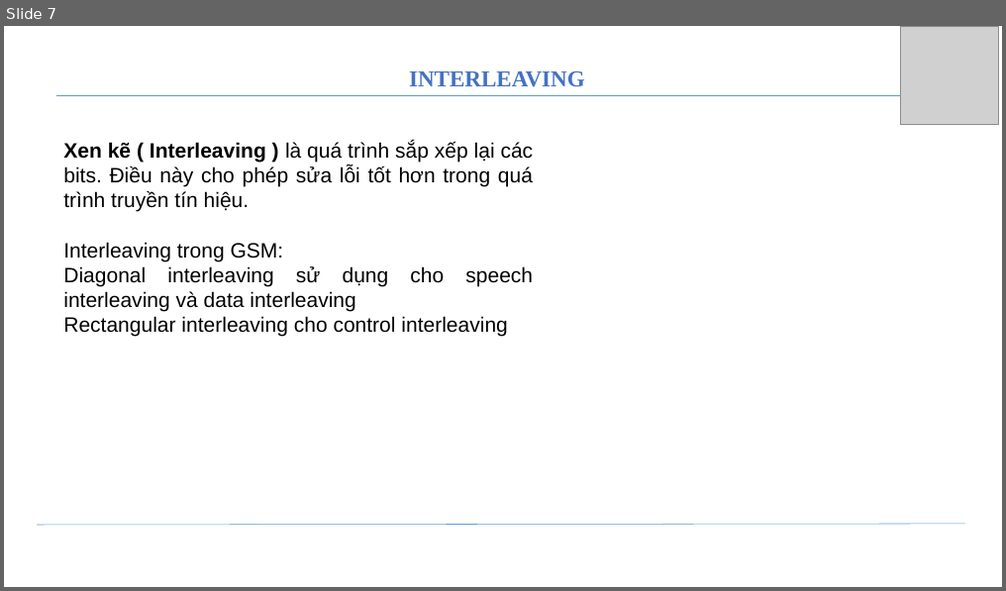
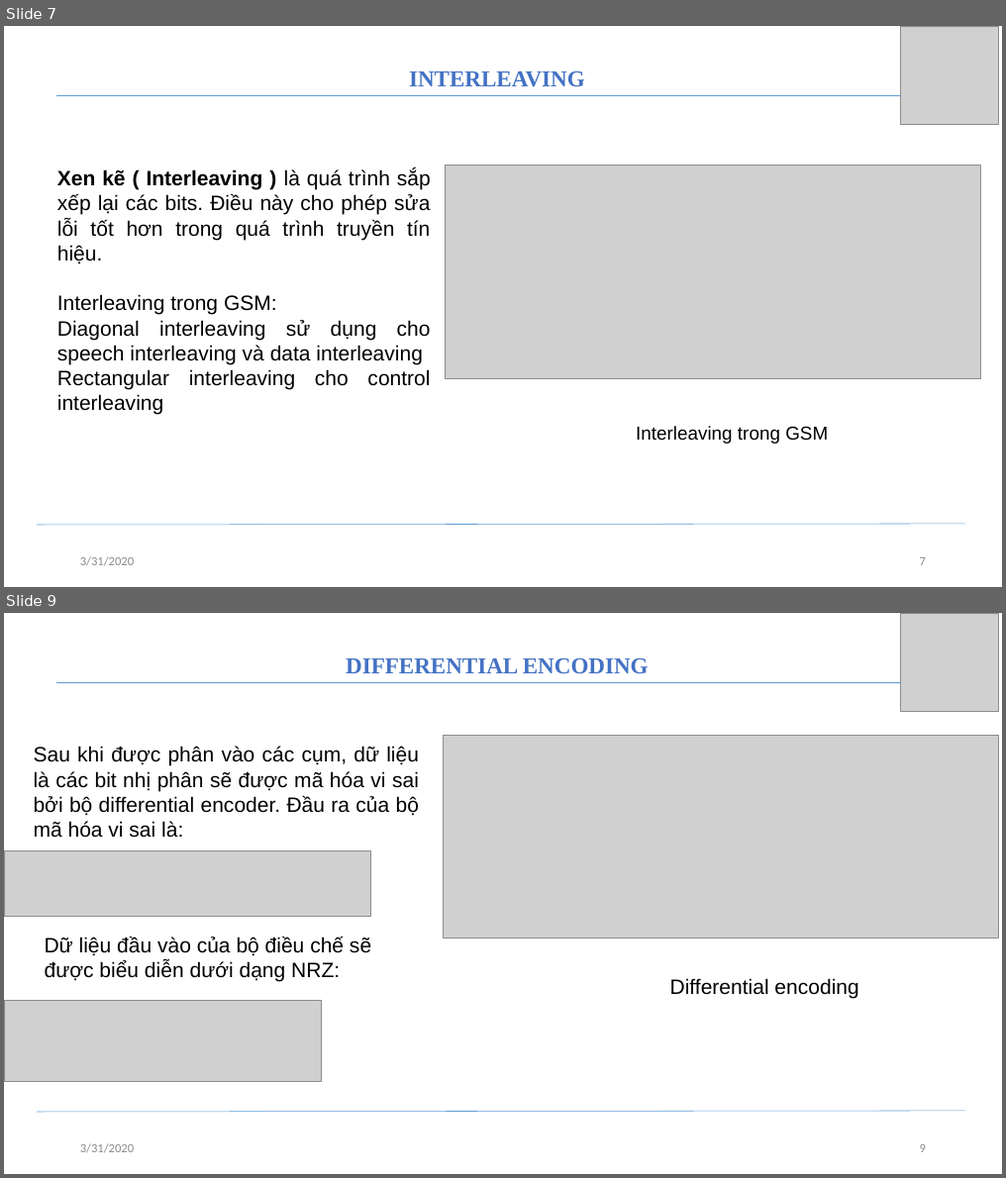
Before and after one commit to datdangquoc97/material, a slide deck: báo cáo.pptx. Shown one above the other, each under a label of ours: slide 7 before the commit, slides 7 and 9 after it; the slides between them are not shown. The pictures are 1006x591 and 1006x1178 pixels, drawn with LibreOffice and Linux fonts; fonts in the diff are those of the drawing; grey boxes stand for pictures. Boxes give left, top, right and bottom in pixels: in the first picture for what was removed or moved away, otherwise in the second. Text is boxed around its words. In the diff, an @@ line names an element or a change of style, - is before the commit and + after.

```diff
--- a/báo cáo.pptx
+++ b/báo cáo.pptx
@@ slide 9 added at (4, 613, 1002, 1174), background #FFFFFF @@
@@ picture added at (901, 613, 999, 711) @@
@@ text added at (346, 658, 648, 673), 22 pt, text #4472C4, bold @@
+  DIFFERENTIAL ENCODING
@@ line added from (56, 682) to (949, 682), #5B9BD5 0.5 pt @@
@@ text added at (34, 746, 419, 838), 20 pt, text #000000 @@
+Sau khi được phân vào các cụm, dữ liệu là các bit nhị phân sẽ được mã hóa vi sai bởi bộ differential encoder. Đầu ra của bộ mã hóa vi sai là:
@@ picture added at (443, 735, 999, 938) @@
@@ picture added at (4, 851, 371, 916) @@
@@ text added at (45, 937, 371, 981), 20 pt, text #000000 @@
+Dữ liệu đầu vào của bộ điều chế sẽ được biểu diễn dưới dạng NRZ:
@@ text added at (670, 978, 858, 999), 20 pt, text #000000 @@
+Differential encoding
@@ picture added at (4, 1000, 322, 1081) @@
@@ line added from (37, 1112) to (965, 1111), #5B9BD5 0.5 pt @@
@@ text added at (80, 1144, 134, 1154), 12 pt, text #8C8C8C @@
+3/31/2020
@@ page number added at (920, 1145, 926, 1153), 12 pt, text #8C8C8C @@
+9
@@ slide 7 changed as well @@
@@ text "Xen kẽ ( Interleaving ) ..." rewrapped from (63, 141, 534, 337) to (57, 170, 431, 415) @@
@@ picture added at (445, 165, 982, 378) @@
@@ text added at (636, 426, 828, 444), 18 pt, text #000000 @@
+Interleaving trong GSM
@@ text added at (80, 557, 134, 567), 12 pt, text #8C8C8C @@
+3/31/2020
@@ page number added at (920, 558, 926, 566), 12 pt, text #8C8C8C @@
+7
```
Also in this commit, not shown: 6 other slides changed, 2 other slides added, 4 other files.
